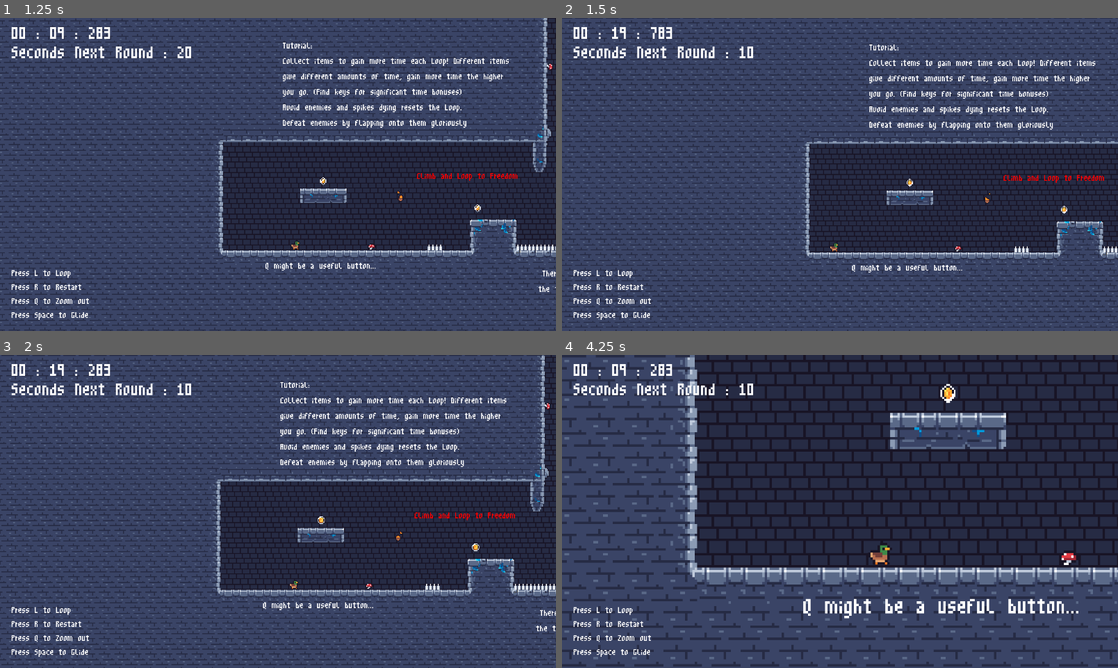
Above: before the commit, frames 1-4 (two rows, left to right).
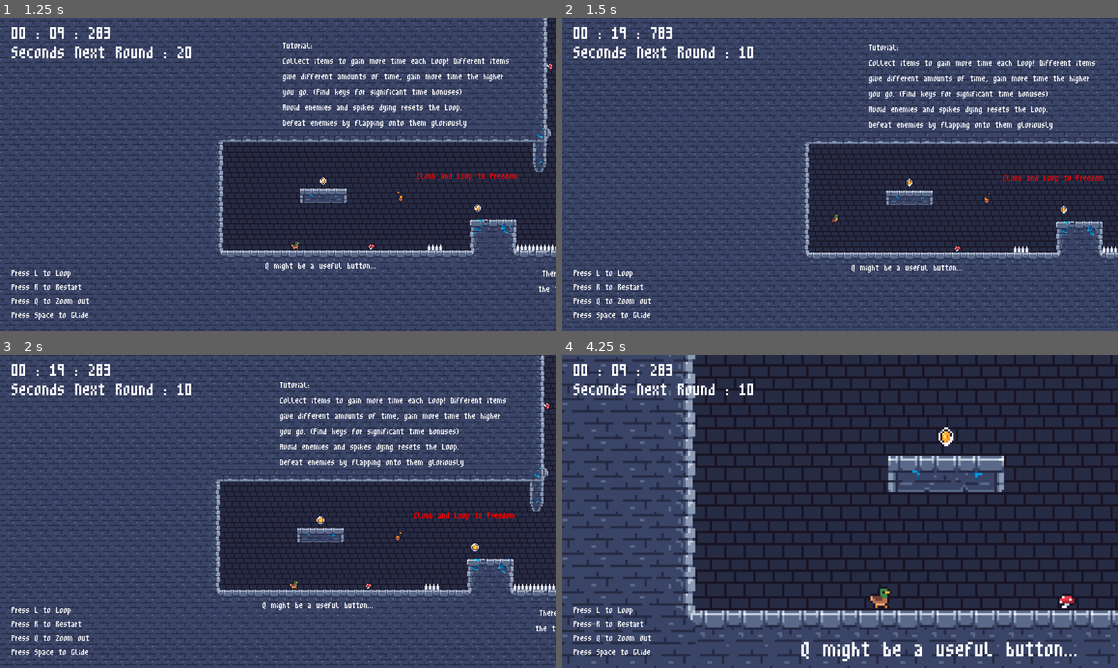
Above: after the commit, the same moments.

Repository: Lmwebb/GMTK-2025-LoopPond
Game: Godot game, scene res://scene/game.tscn
The game is run twice, just before and just after one commit, with the same random seed, the same clock (stepped at 60 frames per second) and the same inputs. Sound files missing from this copy of the repository are replaced by a short silence.
Inputs:
- Up to frame 1 (1.25 s): tap L (loop) at 0.5 s; hold D (move_right) from 0.53 s (still down); tap Q (camera) at 0.6 s
- Up to frame 2 (1.5 s): keep holding D (move_right); tap L (loop) at 1.25 s; tap Space (glide) at 1.35 s
- Up to frame 3 (2 s): keep holding D (move_right)
- Up to frame 4 (4.25 s): tap L (loop) at 2, 2.1, 2.75, 3.5 s; release D (move_right) at 2.03 s; hold Left (move_left) 2.03-2.78 s; hold D (move_right) from 2.78 s (still down); tap Q (camera) at 2.85 s; tap Space (glide) at 3.6 s

Frame 1 is identical in both runs. In frame 2, 5.1% of the frame differs, in the area x 0-100%, y 0-100%; in frame 3, 5.4%; in frame 4, 49%.

Commit message:
feat: added coyote time

Diff:
--- a/gmtk-2025/project.godot
+++ b/gmtk-2025/project.godot
@@ -12,7 +12,7 @@
 
 config/name="GMTK-2025"
 run/main_scene="uid://dtwck61s1f864"
-config/features=PackedStringArray("4.4", "Forward Plus")
+config/features=PackedStringArray("4.5", "Forward Plus")
 config/icon="res://icon.svg"
 
 [autoload]
--- a/gmtk-2025/scene/player.tscn
+++ b/gmtk-2025/scene/player.tscn
@@ -98,3 +98,7 @@
 
 [node name="Jumpsound" type="AudioStreamPlayer2D" parent="."]
 stream = ExtResource("3_fvtld")
+
+[node name="CoyoteTime" type="Timer" parent="."]
+wait_time = 0.3
+one_shot = true
--- a/gmtk-2025/scripts/player.gd
+++ b/gmtk-2025/scripts/player.gd
@@ -7,6 +7,7 @@
 @onready var checkpoint3: Area2D = get_node("/root/Game/Checkpoint/checkpoint3")
 @onready var jumpsound: AudioStreamPlayer2D = $Jumpsound
 @onready var player: CharacterBody2D = $"."
+@onready var coyote_time: Timer = $CoyoteTime
 
 const SPEED = 100.0
 const JUMP_VELOCITY = -280.0
@@ -14,6 +15,8 @@
 
 var glide_fall = 50
 var initial_position: Vector2
+
+var was_on_floor := false
 
 func _ready():
 	initial_position = position
@@ -45,16 +48,21 @@
 func _physics_process(delta: float) -> void:
 
 	var direction := Input.get_axis("move_left", "move_right")
+	var on_floor := is_on_floor()
 
 	# Add the gravity.
 	if not is_on_floor():
 		velocity += get_gravity() * delta
 
 	# Handle jump.
-	if Input.is_action_just_pressed("jump") and is_on_floor():
+	if Input.is_action_just_pressed("jump") and (is_on_floor() or not coyote_time.is_stopped()):
 		jumpsound.play()
 		velocity.y = JUMP_VELOCITY
 
+	# Handle Coyote Timer
+	if was_on_floor and not on_floor:
+		coyote_time.start()
+		print("🐦 Coyote START", Time.get_ticks_msec())
 
 	# Controls glide
 	if Input.is_action_just_pressed("glide") and velocity.y > 0:
@@ -91,3 +99,5 @@
 		velocity.x = move_toward(velocity.x, 0, SPEED)
 
 	move_and_slide()
+
+	was_on_floor = on_floor
Binary file added: gmtk-2025/assets/LoopPond.png
Not shown, added: gmtk-2025/assets/LoopPond.png.import
Not shown, added: gmtk-2025/export_presets.cfg
Not shown, added: gmtk-2025/scene/player.tscn2793211189.tmp
Not shown, added: gmtk-2025/scene/player.tscn2798601719.tmp
